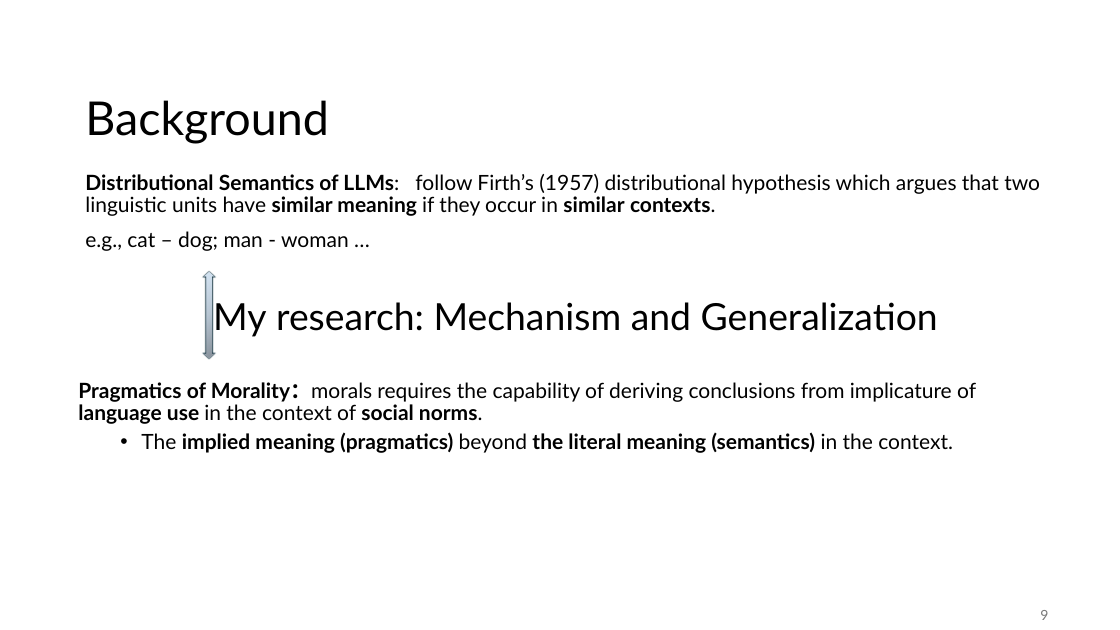
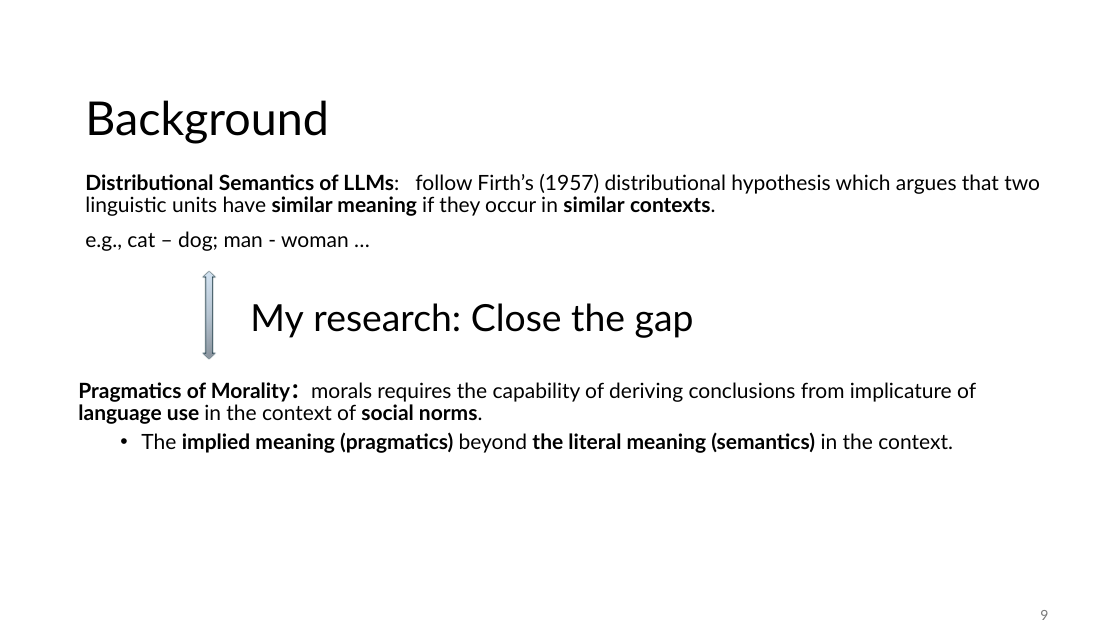
Before and after one commit to guangliang-nlp/jobtalk, a slide deck: slide 9 of jobtalk.pptx. Drawn at 1120x630 pixels with LibreOffice and Linux fonts; fonts in the diff are those of the drawing. Boxes give left, top, right and bottom in pixels: in the first picture for what was removed or moved away, otherwise in the second. Text is boxed around its words. In the diff, an @@ line names an element or a change of style, - is before the commit and + after.

```diff
--- a/jobtalk.pptx
+++ b/jobtalk.pptx
@@ text at [250,303,694,338]: text changed @@
-My research: Mechanism and Generalization
+My research: Close the gap
```
Also in this commit, not shown: 5 other slides changed, 1 slide added, 1 other file.
